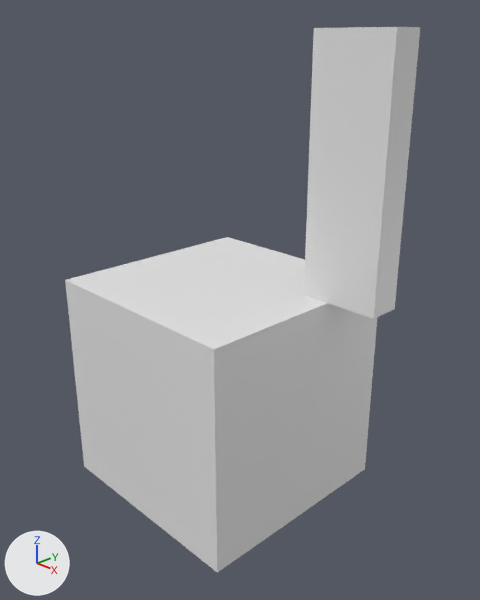
Before and after pictures for a commit that changed the Blender file assets/meshes/cube.blend.
Before and after are seen from a camera (50 mm lens) standing at (4.16, -3.8, 3.03) and looking at (0.27, -0.04, 0.9). The axes (+X, +Y, +Z) are drawn at lower left. The lights are the same throughout.
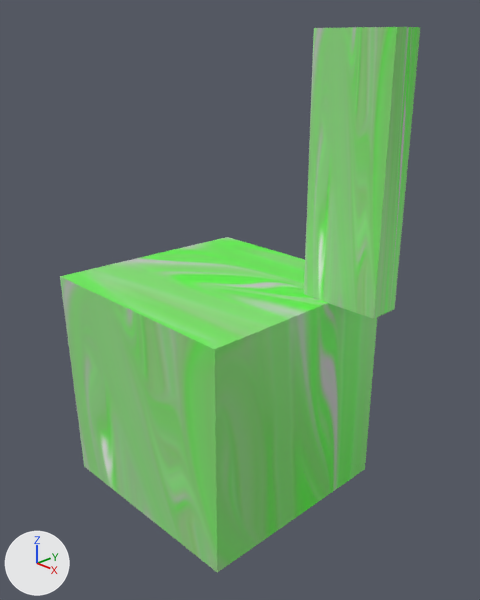
Pixel boxes (x1, y1, x2, y2) of what changed, in the pictures (480 x 600 px; the box of a moved part takes in the faces that stretch with it):
'Cube', surface changed, reshaped (grey to green)
    before: (65, 27, 420, 573)
    after: (60, 27, 420, 573)
part 1 of me_cube, moved or reshaped
    before: (65, 237, 377, 573)
    after: (60, 237, 377, 573)

What the commit changed:
Picture 'Material Base Color' (img_material_base_color) is new.
In material 'Material' (mat_material), base_color is no longer (0.8, 0.8, 0.8), white #e7e7e7.
In material 'Material' (mat_material), texture is now set to img_material_base_color.
me_cube has 16 vertices, 12 faces and spans x -1.0..1.46, y -1.0..1.0, z -1.0..3.1.
me_cube is used by ob_cube; location (0.0, 0.0, 0.0).
Part 1, on me_cube:
Vertex 2 of me_cube moves from (1.0, -1.0, 1.0) at pixel (213, 349) to (1.02, -1.01, 1.01) at pixel (214, 349).
Vertex 6 of me_cube moves from (-1.0, -1.0, 1.0) at pixel (65, 279) to (-1.02, -1.04, 1.04) at pixel (59, 276).
